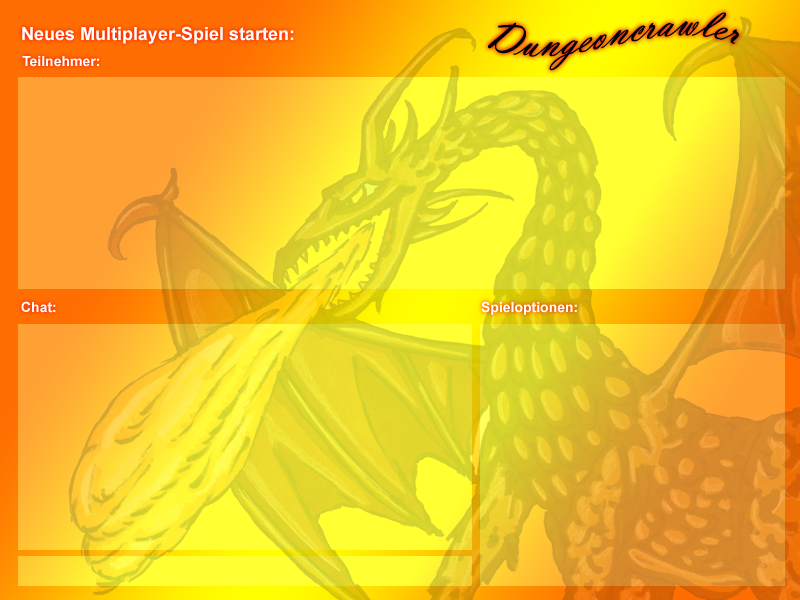
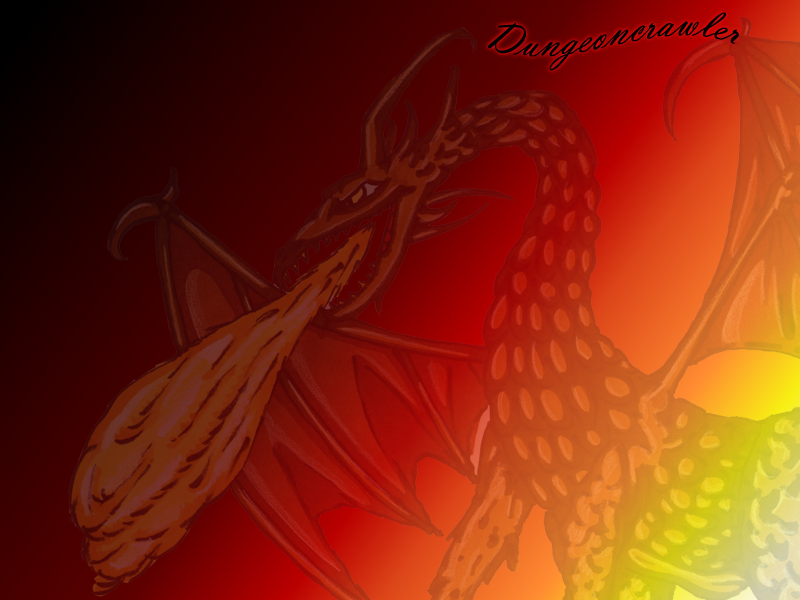
Layers edited between the first and the second 800×600 image:
removed layer "Neues Multiplayer-Spiel starte Kopie" over <box>22,26,294,44</box>
removed layer "Teilnehmer: Kopie" over <box>22,56,99,67</box>
removed layer "Teilnehmer:" over <box>17,50,104,72</box>
removed layer "Neues Multiplayer-Spiel starte" over <box>16,21,299,49</box>
removed layer "Chat: Kopie" over <box>21,301,56,313</box>
removed layer "Spieloptionen: Kopie" over <box>481,301,577,315</box>
removed layer "Spieloptionen:" over <box>476,296,582,320</box>
removed layer "Chat:" over <box>16,296,61,318</box>
painted on "Hintergrund" over <box>0,0,800,600</box>
